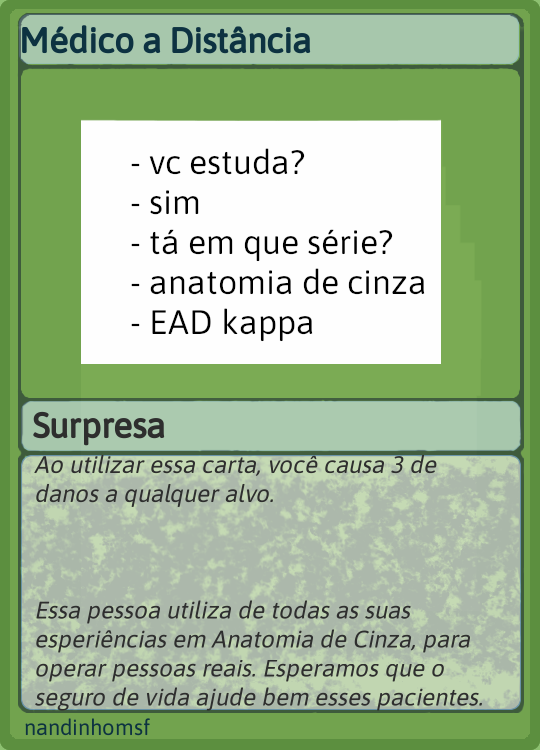
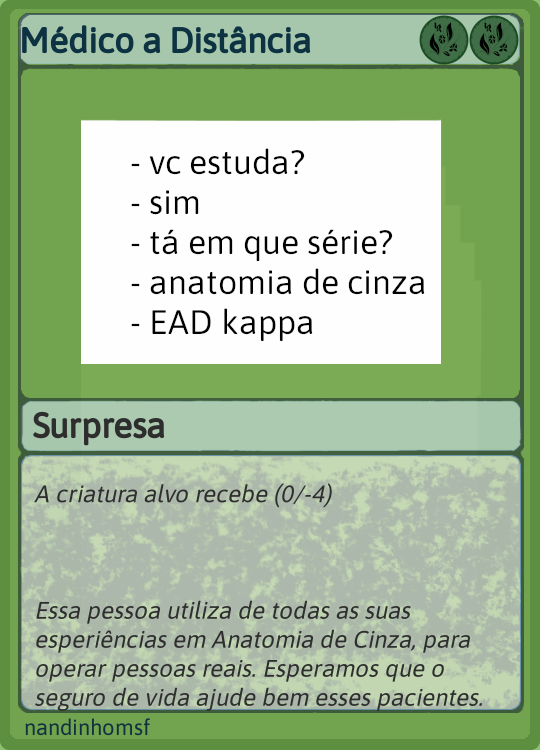
Comparing the layer stacks of the two w=540, h=750 images. Changes:
added layer "cópia de background" above "Type Text" over (419, 15, 469, 65)
painted on "Type Text" over (469, 15, 519, 65)
renamed "Ao utilizar essa carta, você c..." to "...", painted on it over (34, 455, 482, 711)
